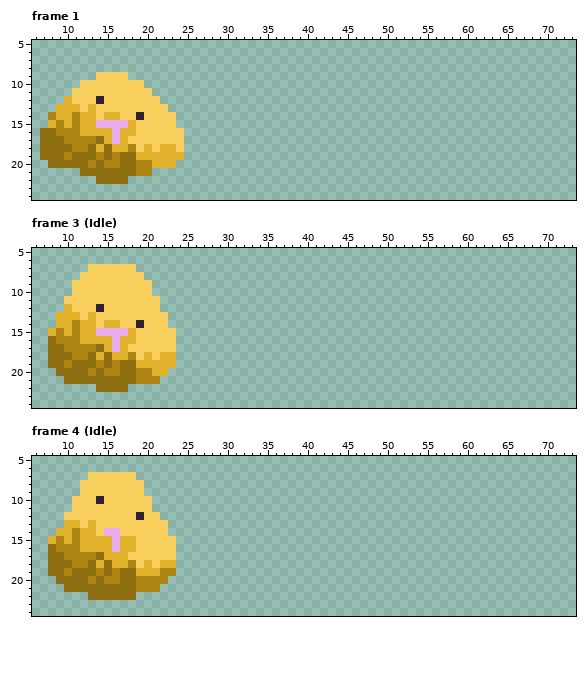
Pixel-art file: Asesprite Assets/Slime_Jim.aseprite. The picture above was drawn from the file before the commit.
80x32 pixels, 41 frames. Shown: frame 1: x 6..73, y 5..24; frame 3 (Idle): x 6..73, y 5..24; frame 4 (Idle): x 6..73, y 5..24. The commit also changed other frames, which this record leaves out.
After:
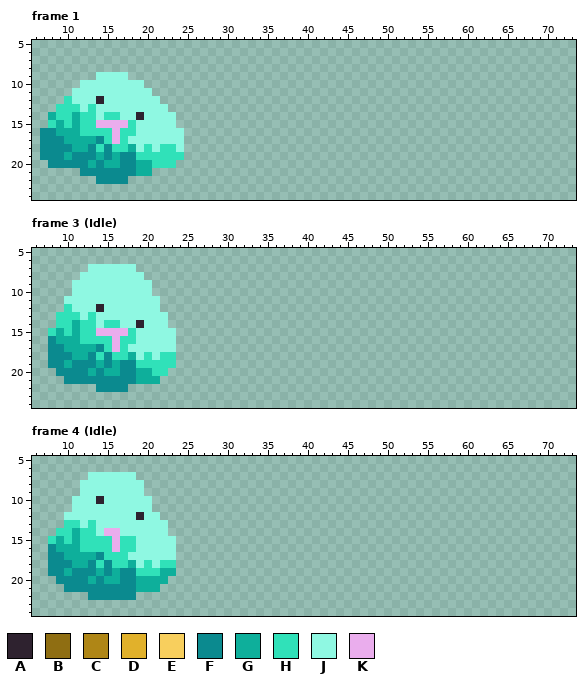
Palette (. is transparent): A #2e222f  B #8f6e12  C #af8616  D #e1b12b  E #f8cf5d  F #0b8a8f  G #0eaf9b  H #30e1b9  J #8ff8e2  K #eaaded
What changed:
layer "Base Slime/Body" now shown
layer "Golden Slime/Body" now hidden
Changed rows in their new state; - is an unchanged pixel.
Frame 1:
first column x 7:
 9 -------JJJJ-------
10 -----JJJJJJJJ-----
11 ----JJJJJJJJJJ----
12 ---HJJJ-JJJJJJJ---
13 --HHHJHJJJJJJJJJ--
14 -GHHGHHJHHJJ-JJJJ-
15 -HGHGHH----HJJJJJ-
16 FFGGGHHHH-HHJJJJJJ
17 FFFGGGGFH-HJJJJJJJ
18 FFFFGGFHFHHGJHJHHJ
19 FFFGFFFGFGFFHHHHHH
20 -FFFFFGFGGFFGGHHH-
21 -----FFFFFFFGG----
22 -------FFFF-------
Frame 3 (Idle):
first column x 8:
 7 -----JJJJJJ-----
 8 ----JJJJJJJJ----
 9 ---JJJJJJJJJJ---
10 ---JJJJJJJJJJ---
11 --JJJJJJJJJJJJ--
12 --HJJJ-JJJJJJJ--
13 -HHHJHJJJJJJJJJ-
14 -HHGHHJHHJJ-JJJ-
15 HGHGHH----HJJJJJ
16 FGGGHHHH-HHJJJJJ
17 FFGGGGFH-HJJJJJJ
18 FFFGGFHFHHGJHJHH
19 FFGFFFGFGFFHHHHH
20 -FFFFGFGGFFGGHH-
21 --FFFFFFFFFGGG--
22 ------FFFF------
Frame 4 (Idle):
first column x 8:
 7 -----JJJJJJ-----
 8 ----JJJJJJJJ----
 9 ----JJJJJJJJ----
10 ---JJJ-JJJJJJ---
11 ---JJJJJJJJJJ---
12 --JJJJJJJJJ-JJ--
13 --HHJHJJJJJJJJJ-
14 -HHGHHJ--JJJJJJ-
15 HGHGHHHH-HHJJJJJ
16 FGGGHHHH-HHJJJJJ
17 FFGGGGFHHHJJJJJJ
18 FFFGGFHFHHGJHJHH
19 FFGFFFGFGFFHHHGG
20 -FFFFGFGGFFGGGG-
21 --FFFFFFFFFGGG--
22 -----FFFFFF-----
Pixel boxes of the changes (left, top, right, bottom) in both pictures:
changed: (40, 72, 184, 184)
changed: (48, 264, 176, 392)
changed: (48, 472, 176, 600)
